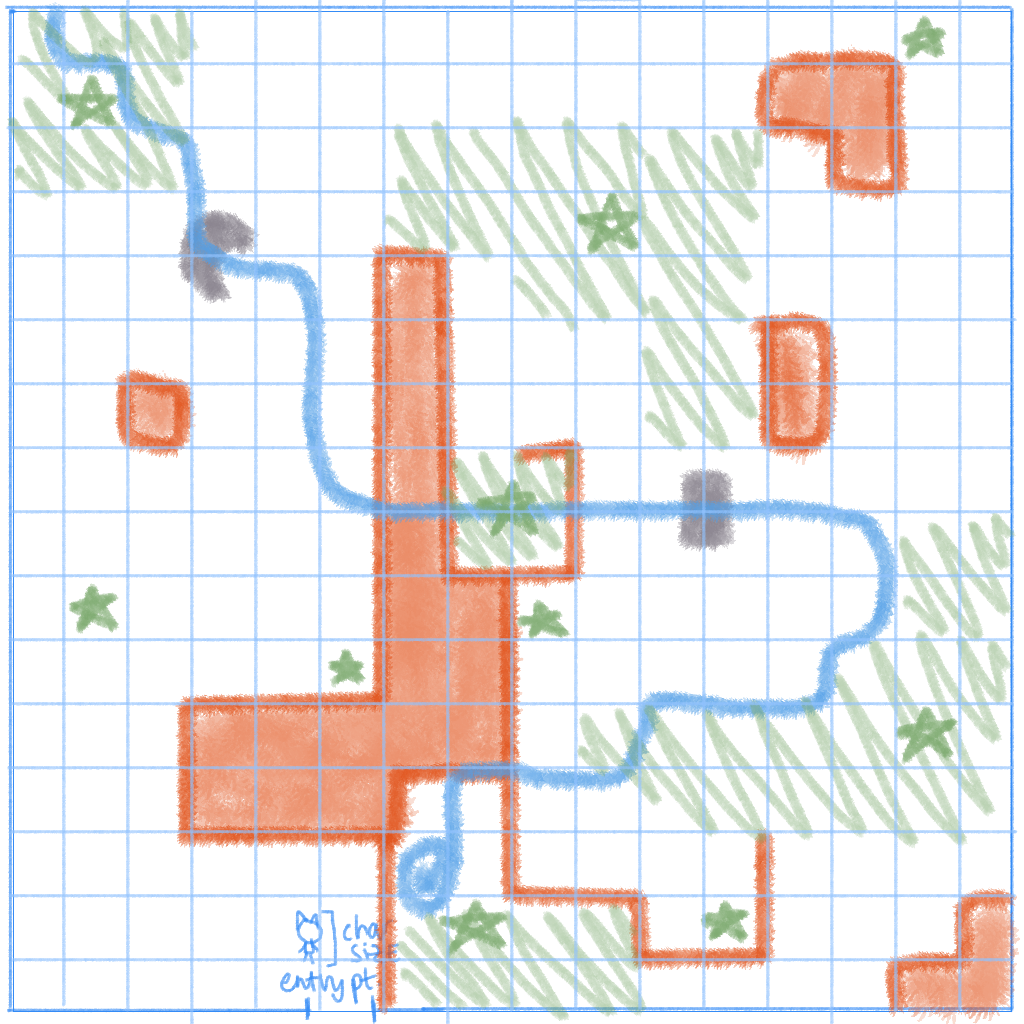
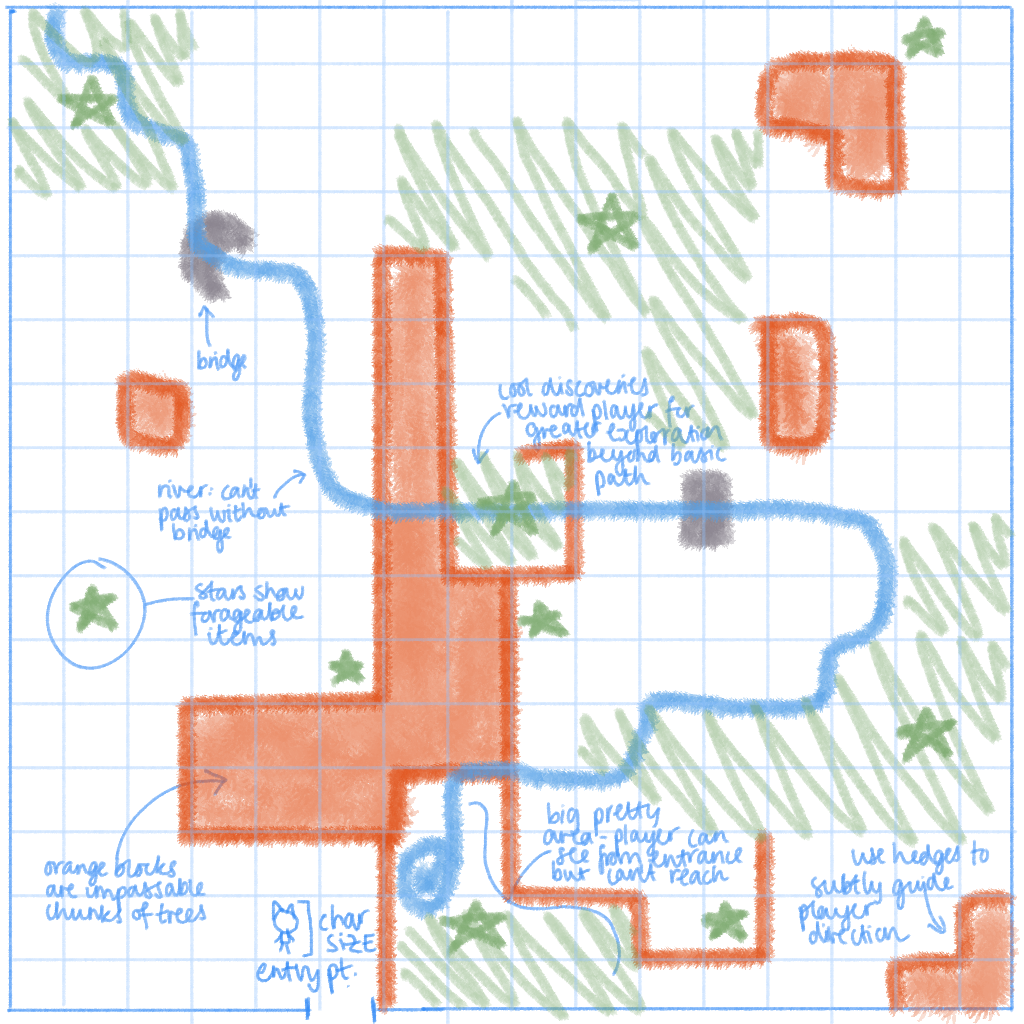
Two versions of the same layered image (1024 x 1024). Layer-by-layer changes:
"grid": opacity 100% → 56% over [6, 0, 1018, 1024]
painted on "notes" over [44, 305, 990, 1005]
hid "Rectangle 1" over [13, 11, 1012, 1012]
